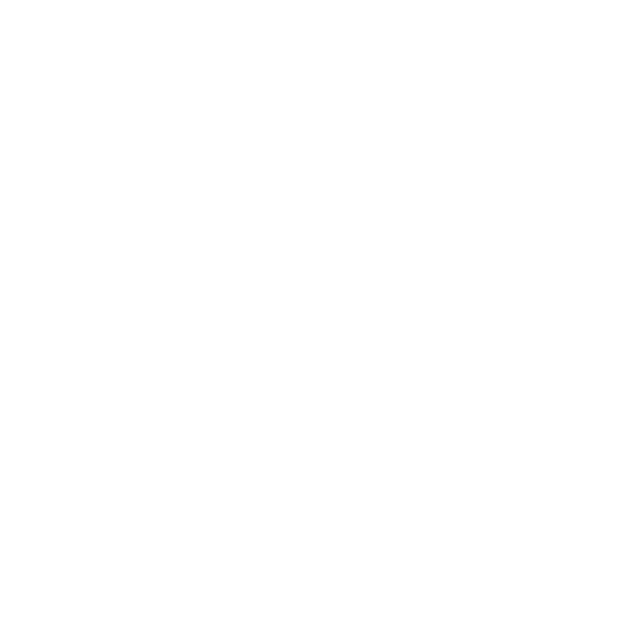
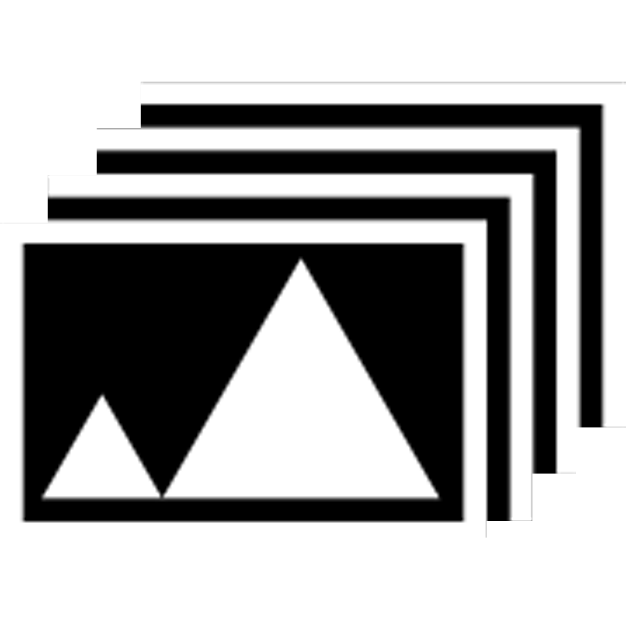
Layer changes from the first 626px x 626px image to the second:
added layer "Shape 2" over left=0, top=81, right=626, bottom=538
